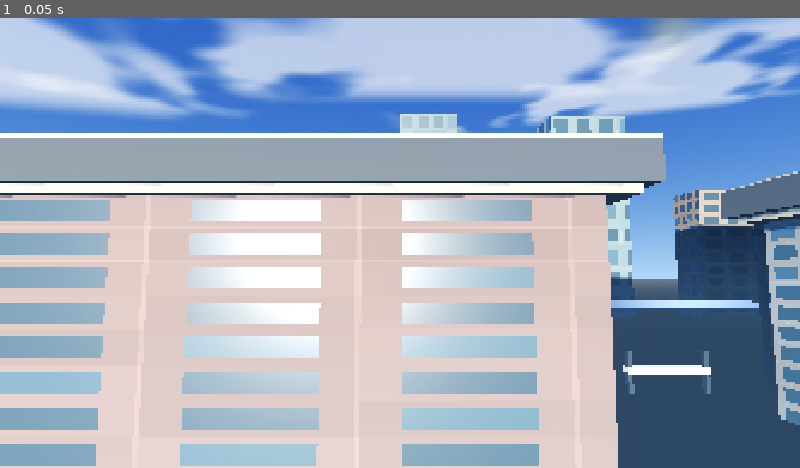
Above: before the commit, frame 1.
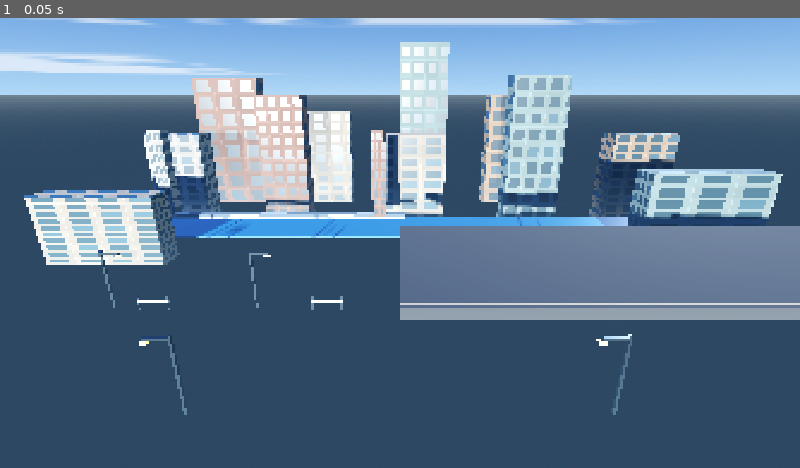
Above: after the commit, the same moment.

Repository: nnamdinwali/shadow-killer
Game: Godot game, scene res://node_3d.tscn
Two runs of this game, one before a commit and one after it. Both use one fixed random seed, a clock stepped at 60 frames per second and the inputs below.
Inputs:
- Up to frame 1 (0.05 s): no input

The runs differ from the first frame. In frame 1, 88% of the frame differs, in the area x 0-100%, y 0-100%.

Commit message:
Raise rooftop camera and extend running route

Diff:
--- a/city_polish.gd
+++ b/city_polish.gd
@@ -171,13 +171,15 @@
 
 func _build_traversal_route() -> void:
 	# 2.5D side-scrolling route in the foreground play lane.
-	# The first roof sits in the camera view; later roofs are separated by
-	# visible gaps, including a longer gap for the future web-swing section.
+	# Rooftops are intentionally 1000-2500 world units long so running is the
+	# default; gaps are reserved for occasional jumps and web-swing sections.
+	# Long running rooftops are the default; only selected sections create jumps.
+	# Each entry is [center_x, top_y, length_x, depth_z].
 	var segments := [
-		[-2.0, 4.8, 12.0, 4.0],
-		[14.0, 4.8, 12.0, 4.0],
-		[35.0, 4.8, 12.0, 4.0],
-		[51.0, 4.8, 12.0, 4.0]
+		[1250.0, 4.8, 2500.0, 12.0],
+		[4000.0, 4.8, 2500.0, 12.0],
+		[5000.0, 4.8, 1000.0, 12.0],
+		[7000.0, 4.8, 2500.0, 12.0]
 	]
 	for i in segments.size():
 		var item = segments[i]
--- a/node_3d.tscn
+++ b/node_3d.tscn
@@ -135,7 +135,7 @@
 script = ExtResource("1_city_polish")
 
 [node name="Camera3D" type="Camera3D" parent="."]
-transform = Transform3D(1, 0, 0, 0, 0.99619466, -0.08715573, 0, 0.08715573, 0.99619466, 0, 3, 8)
+transform = Transform3D(1, 0, 0, 0, 0.9396926, 0.34202015, 0, -0.34202015, 0.9396926, 0, 14, 22)
 current = true
 fov = 58.0
 near = 0.1
